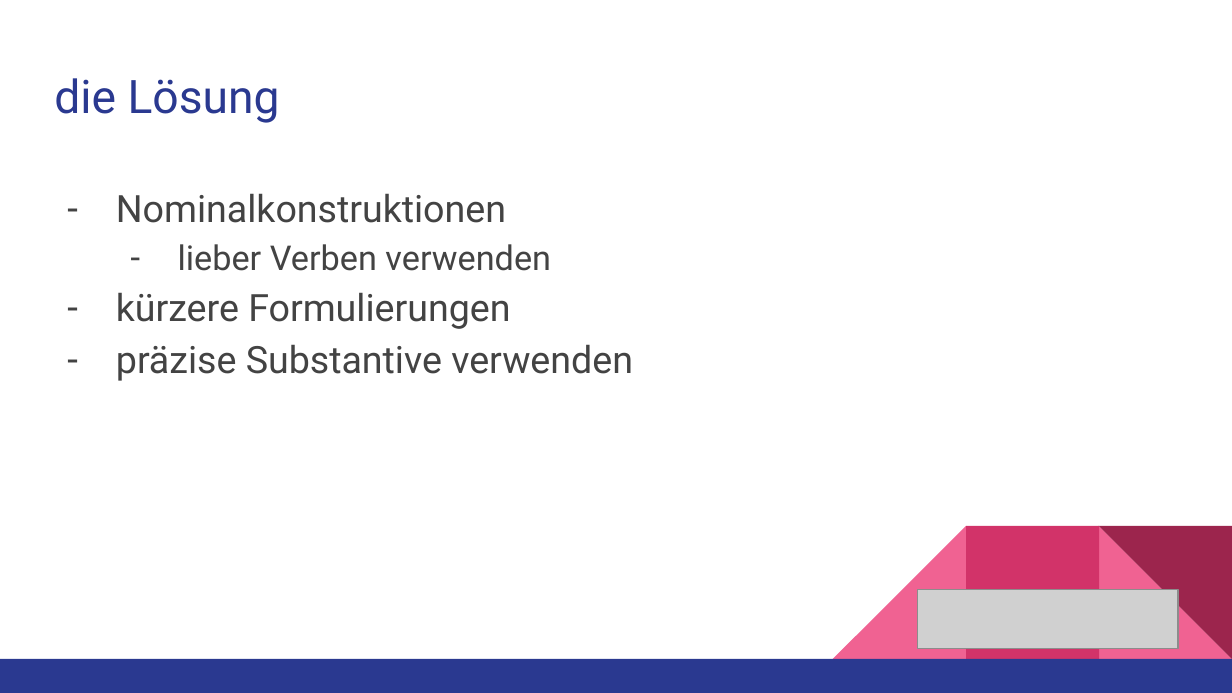
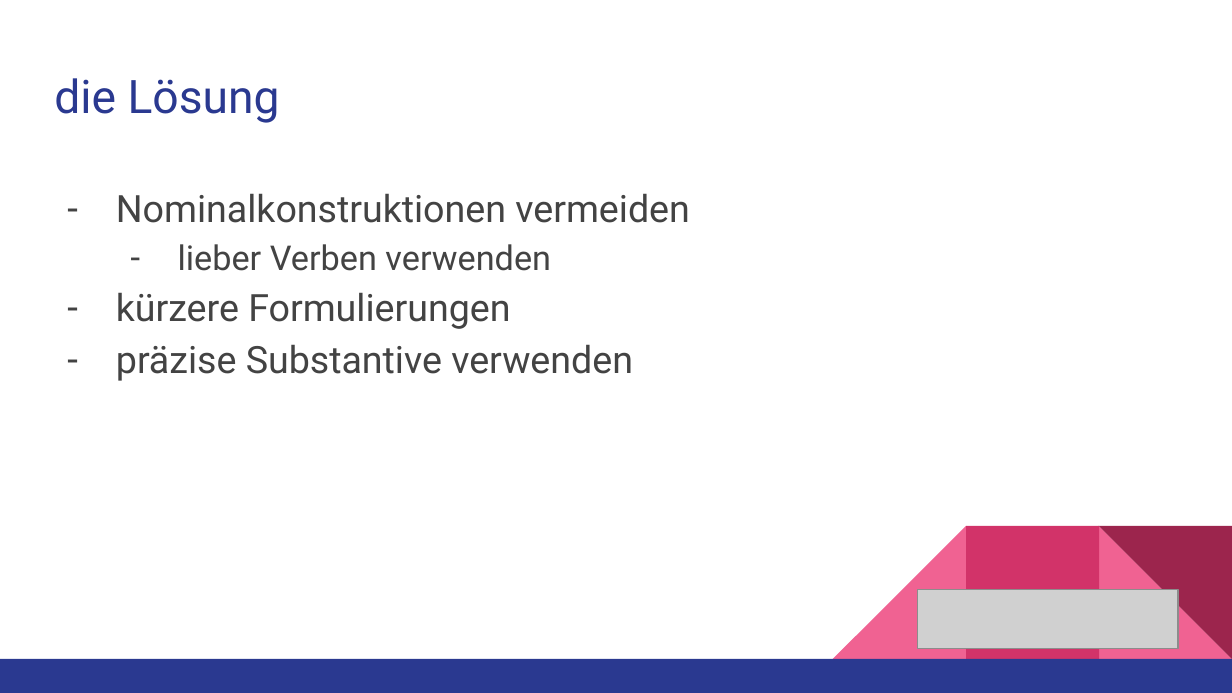
Before and after one commit to 9hax/HWR_Mitschriften, a slide deck: slide 5 of sem1/lern_und_arbeitstechnik/Substantive.pptx. Drawn at 1232x693 pixels with LibreOffice and Linux fonts; fonts in the diff are those of the drawing; grey boxes stand for pictures. Boxes give left, top, right and bottom in pixels: in the first picture for what was removed or moved away, otherwise in the second. Text is boxed around its words. In the diff, an @@ line names an element or a change of style, - is before the commit and + after.

Commit message:
update file

```diff
--- a/sem1/lern_und_arbeitstechnik/Substantive.pptx
+++ b/sem1/lern_und_arbeitstechnik/Substantive.pptx
@@ text at box(116, 193, 690, 223): text changed @@
-– Nominalkonstruktionen
+– Nominalkonstruktionen vermeiden
```
